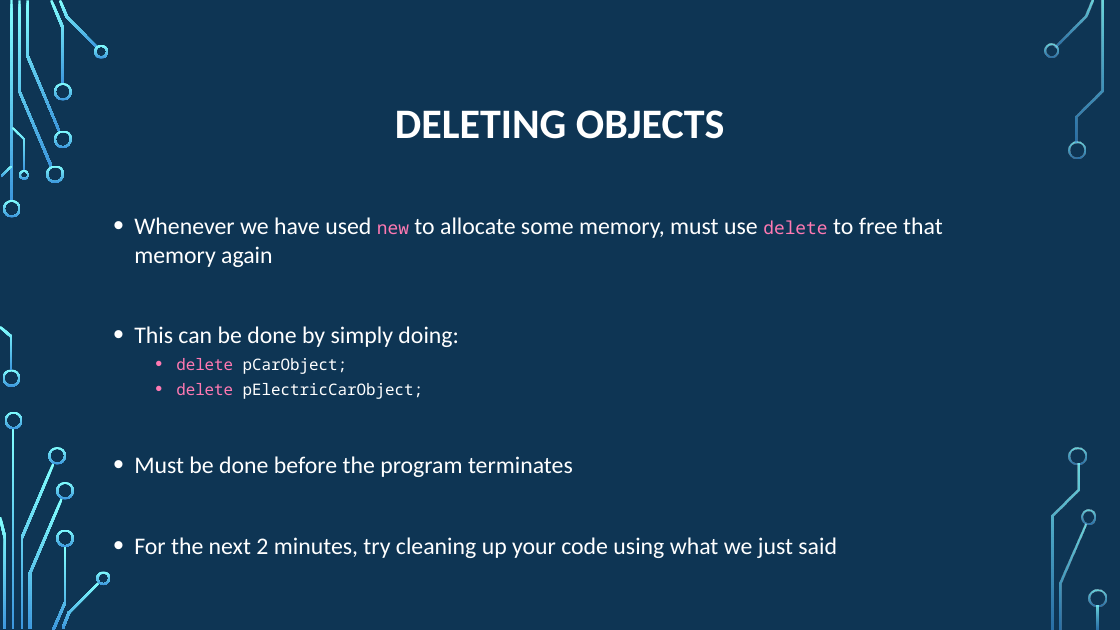
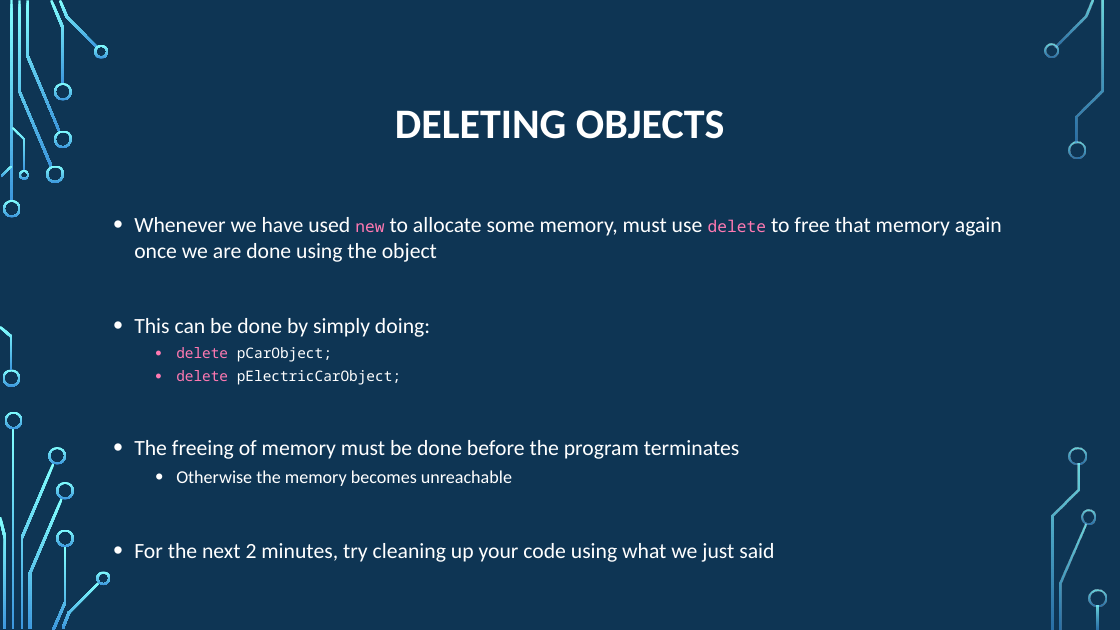
Before and after one commit to psypdt/Advanced_Summer_Course, a slide deck: slide 35 of Day4/Day_4.pptx. Drawn at 1120x630 pixels with LibreOffice and Linux fonts; fonts in the diff are those of the drawing; background and template pictures are left out. Boxes give left, top, right and bottom in pixels: in the first picture for what was removed or moved away, otherwise in the second. Text is boxed around its words. In the diff, an @@ line names an element or a change of style, - is before the commit and + after.

```diff
--- a/Day4/Day_4.pptx
+++ b/Day4/Day_4.pptx
@@ text at (134, 217, 1002, 262): text changed; size 20.4 to 18.6 pt @@
-• Whenever we have used new to allocate some memory, must use delete to free that memory again
+• Whenever we have used new to allocate some memory, must use delete to free that memory again once we are done using the object
@@ text at (134, 318, 774, 562): size 20.4 to 18.6 pt in "This can be done by simply doing:", "For the next 2 minutes, try cleaning ..."; size 13.6 to 12.4 pt in "delete pCarObject;", "delete pElectricCarObject;" @@
@@ text at (134, 440, 740, 486): text changed; size 20.4 to 18.6 pt @@
-• Must be done before the program terminates
+• The freeing of memory must be done before the program terminates
+  • Otherwise the memory becomes unreachable
```
Also in this commit, not shown: 18 other slides changed, 7 slides added.
